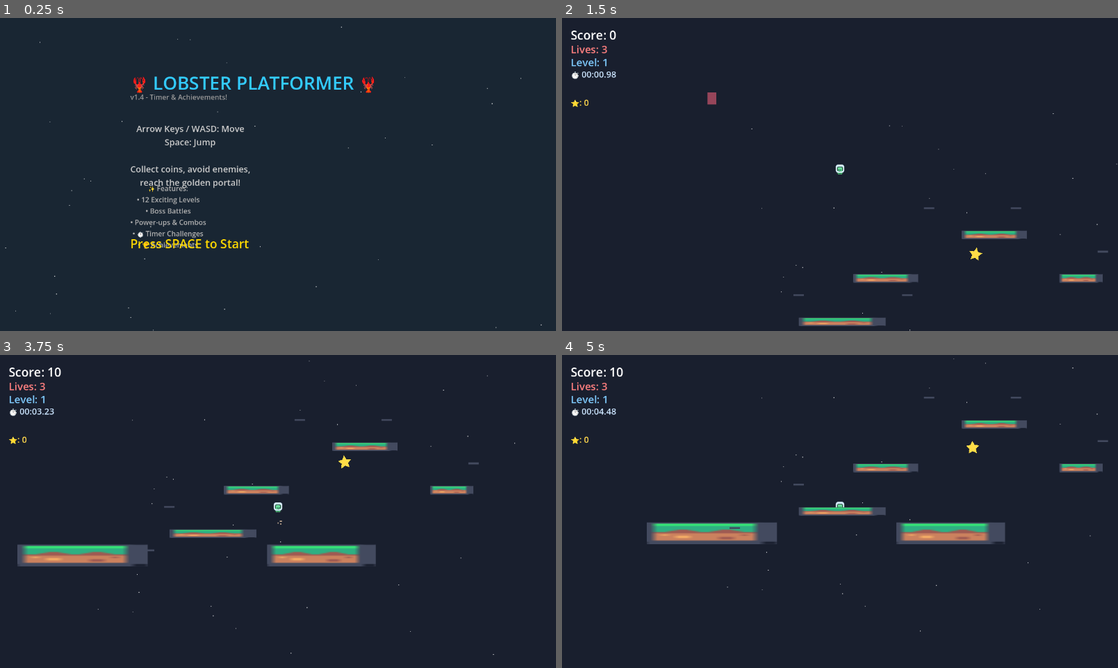
Above: before the commit, frames 1-4 (two rows, left to right).
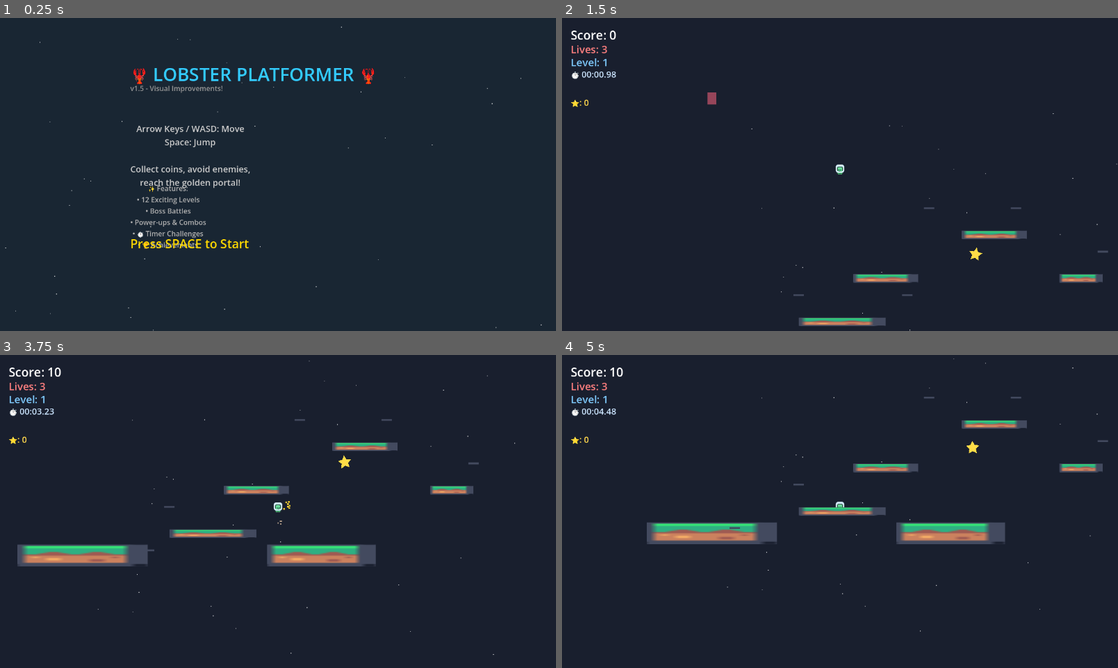
Above: after the commit, the same moments.

Repository: LungTakumi/ClawPlatformer
Game: Godot game, scene res://main.tscn
The game is run twice, just before and just after one commit, with the same random seed, the same clock (stepped at 60 frames per second) and the same inputs.
Inputs (mouse positions are in pixels of both pictures, inside the frame that each line leads up to):
- Up to frame 1 (0.25 s): no input
- Up to frame 2 (1.5 s): tap Space (jump) at 0.5, 0.77 s; move the mouse to (962, 158) at 0.52 s; hold Right (move_right) 0.53-1.25 s; tap B at 0.6 s; click (962, 158) at 0.67 s; drag from (728, 190) to (906, 312) at 1.27 s
- Up to frame 3 (3.75 s): move the mouse to (333, 442) at 2.02 s; hold Right (move_right) 2.03-2.75 s; tap E at 2.1 s; drag from (250, 574) to (361, 401) at 2.77 s; tap Space (jump) at 3.5 s; move the mouse to (444, 558) at 3.52 s; hold Left (move_left) from 3.53 s (still down); tap G at 3.6 s
- Up to frame 4 (5 s): tap Space (jump) at 3.77 s; release Left (move_left) at 4.25 s; drag from (673, 464) to (1101, 445) at 4.27 s

The runs differ from the first frame. In frame 1, 1.6% of the frame differs, in the area x 23-68%, y 16-27%; in frame 2, nothing differs; in frame 3, less than 0.1%; in frame 4, nothing differs.
Error before the commit: Invalid access to property or key 'released' on a base object of type 'Button'. (res://main.gd:1026)
Error after the commit: Invalid access to property or key 'released' on a base object of type 'Button'. (res://main.gd:1027)

Commit message:
v1.5 - Visual improvements and bug fixes

Diff:
--- a/main.gd
+++ b/main.gd
@@ -505,19 +505,20 @@
 	canvas.add_to_group("ui")
 	add_child(canvas)
 
+	# Animated title
 	var title = Label.new()
 	title.text = "🦞 LOBSTER PLATFORMER 🦞"
 	title.horizontal_alignment = HORIZONTAL_ALIGNMENT_CENTER
-	title.position = Vector2(300, 120)
+	title.position = Vector2(300, 100)
 	title.add_theme_font_size_override("font_size", 42)
 	title.add_theme_color_override("font_color", Color(0.2, 0.8, 1))
 	canvas.add_child(title)
 
 	# Version info
 	var version = Label.new()
-	version.text = "v1.4 - Timer & Achievements!"
+	version.text = "v1.5 - Visual Improvements!"
 	version.horizontal_alignment = HORIZONTAL_ALIGNMENT_CENTER
-	version.position = Vector2(300, 170)
+	version.position = Vector2(300, 150)
 	version.add_theme_font_size_override("font_size", 16)
 	version.add_theme_color_override("font_color", Color(0.6, 0.6, 0.6))
 	canvas.add_child(version)
@@ -1096,6 +1097,10 @@
 	score += bonus
 	update_ui_labels()
 
+	# Spawn coin collection particles
+	if player:
+		spawn_collection_particles(Color(1, 0.85, 0.2), player.global_position)
+
 	# 🏆 Check achievements
 	if points == 25:  # Enemy kill
 		screen_shake_intensity(5)
@@ -1109,8 +1114,26 @@
 	stars_collected += 1
 	update_ui_labels()
 
+	# 🌟 Star collection particles
+	spawn_collection_particles(Color(1, 0.85, 0.3), player.global_position if player else Vector2.ZERO)
+
 	# 🏆 Star achievements
 	update_achievement_progress("star_gatherer", stars_collected)
+
+# Spawn collection particles
+func spawn_collection_particles(color: Color, pos: Vector2):
+	for i in range(8):
+		var particle = ColorRect.new()
+		particle.size = Vector2(4, 4)
+		particle.color = color
+		particle.position = pos + Vector2(randf_range(-10, 10), randf_range(-20, 0))
+		add_child(particle)
+
+		var tween = create_tween()
+		var target = Vector2(randf_range(-40, 40), randf_range(-50, -20))
+		tween.tween_property(particle, "position", particle.position + target, 0.5)
+		tween.parallel().tween_property(particle, "modulate:a", 0.0, 0.5)
+		tween.tween_callback(particle.queue_free)
 
 func _update_lives():
 	update_ui_labels()
Not shown, changed: DEVLOG.md
Not shown, changed: README.md
